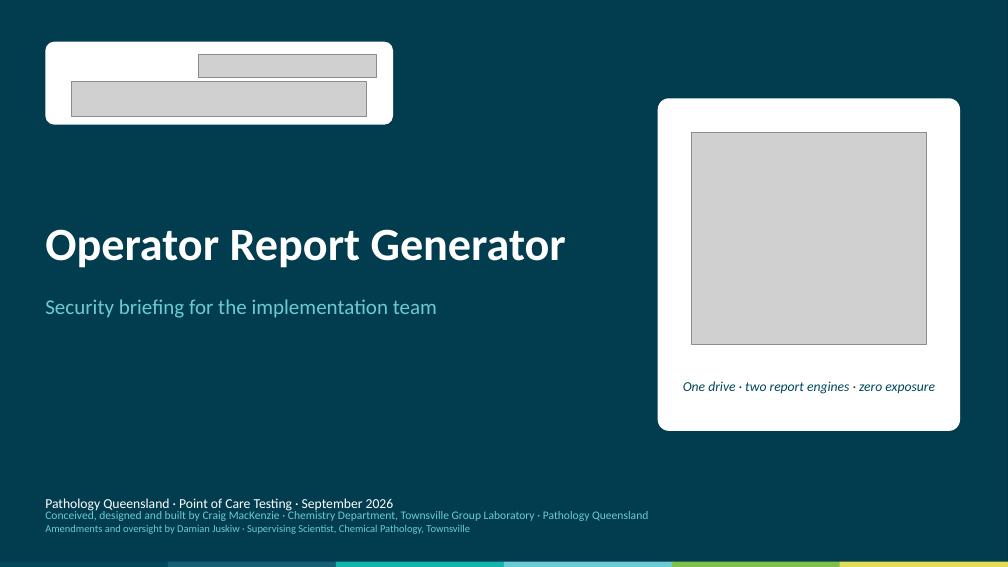
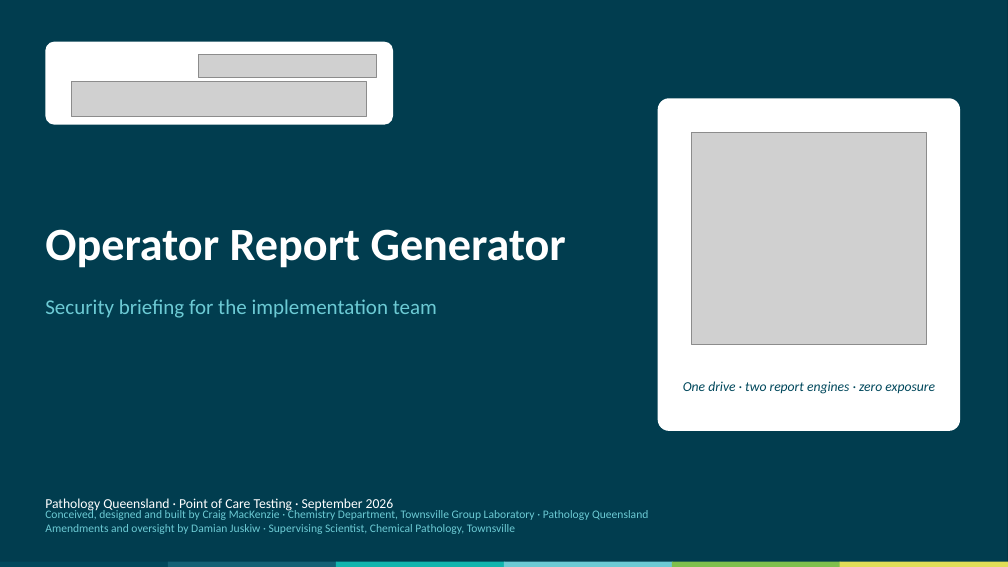
Before and after one commit to swornsealed/Report-app, a slide deck: slide 1 of PQ_Report_Generator_Security_Briefing.pptx. Drawn at 1008x567 pixels with LibreOffice and Linux fonts; fonts in the diff are those of the drawing; grey boxes stand for pictures. Boxes give left, top, right and bottom in pixels: in the first picture for what was removed or moved away, otherwise in the second. Text is boxed around its words. In the diff, an @@ line names an element or a change of style, - is before the commit and + after.

```diff
--- a/PQ_Report_Generator_Security_Briefing.pptx
+++ b/PQ_Report_Generator_Security_Briefing.pptx
@@ text at (45, 524, 515, 534): size 10 to 11 pt in "Amendments and oversight by Damian Juskiw · ..." @@
```
Also in this commit, not shown: 4 other files.
